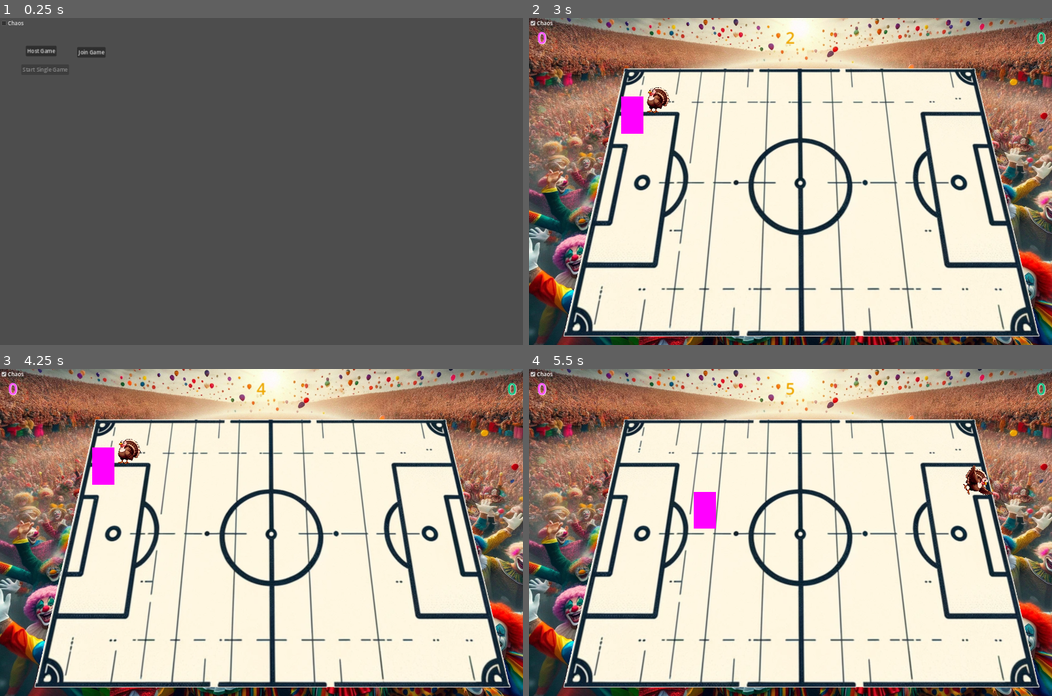
Above: before the commit, frames 1-4 (two rows, left to right).
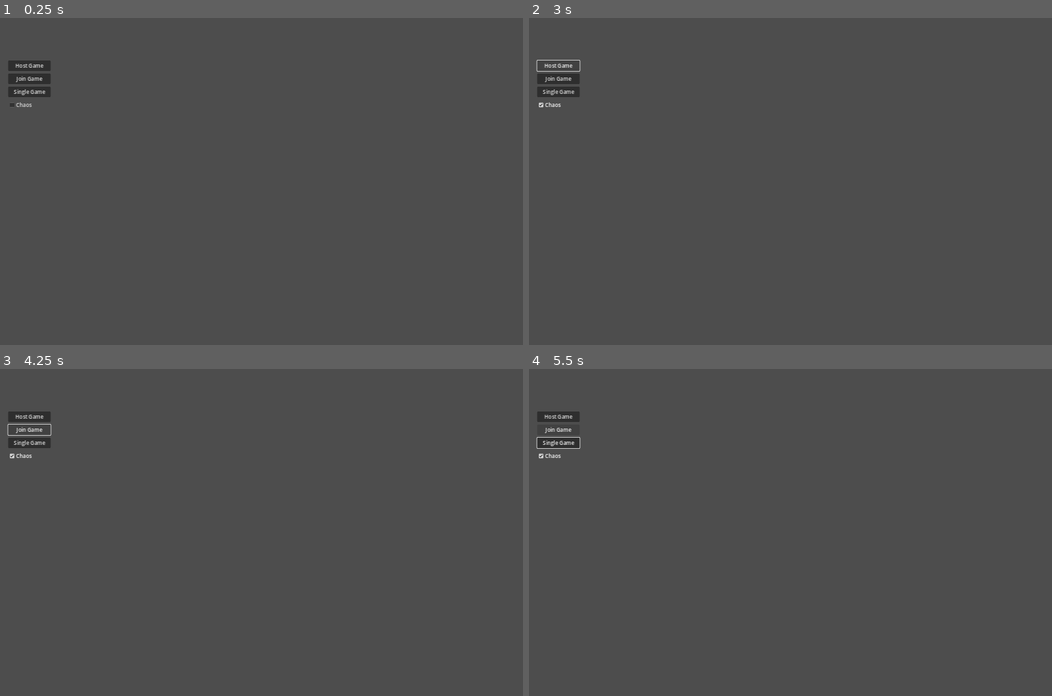
Above: after the commit, the same moments.

Repository: turkey-ball/turkey-ball
Game: Godot game, scene res://LukasZeugs/MP2/game.tscn
Same seed, same stepped clock (60 frames per second), same inputs: the game is played once before the commit and once after it. This scene is started directly instead of the project's main scene.
Inputs (mouse positions are in pixels of both pictures, inside the frame that each line leads up to):
- Up to frame 1 (0.25 s): no input
- Up to frame 2 (3 s): click "Chaos" at 0.5 s; click (560, 93) at 1.25 s, where only the run after the commit has a clickable "Single Game"; click (560, 93) at 2 s, where only the run after the commit has a clickable "Single Game"; click "Host Game" at 2.75 s
- Up to frame 3 (4.25 s): click (31, 431) at 3.5 s, where only the run after the commit has a clickable "Join Game"
- Up to frame 4 (5.5 s): hold Right (ui_right) 4.28-5.03 s; hold Down (ui_down) from 5.03 s (still down)

The runs differ from the first frame. In frame 1, 1.0% of the frame differs, in the area x 0-21%, y 0-28%; in frame 2, 97%; in frame 3, 97%; in frame 4, 97%, in the area x 0-100%, y 0-100%.
Error before the commit: Attempt to call function 'play' in base 'null instance' on a null instance. (res://Scripts/turkey.gd:23)
Error after the commit: Parse Error: Expected closing ")" after call arguments. (res://LukasZeugs/MP2/LKMPMenuTest.gd:24)

Commit message:
Update menu

Diff:
--- a/LukasZeugs/MP2/LKMPMenuTest.gd
+++ b/LukasZeugs/MP2/LKMPMenuTest.gd
@@ -21,4 +21,5 @@
 
 # Single Player Spiel starten??
 func _on_single_game_pressed():
-	pass # Replace with function body.
+	load(res://game.tscn)
+	# pass # Replace with function body.
--- a/LukasZeugs/MP2/LKMPMenuTest.tscn
+++ b/LukasZeugs/MP2/LKMPMenuTest.tscn
@@ -7,34 +7,49 @@
 anchors_preset = 15
 anchor_right = 1.0
 anchor_bottom = 1.0
+offset_top = 50.0
+offset_bottom = 50.0
 grow_horizontal = 2
 grow_vertical = 2
 script = ExtResource("1_wnsym")
 
 [node name="Host" type="Button" parent="."]
 layout_mode = 0
-offset_left = 79.0
-offset_top = 85.0
-offset_right = 173.0
-offset_bottom = 116.0
+offset_left = 25.0
+offset_top = 80.0
+offset_right = 155.0
+offset_bottom = 112.0
 text = "Host Game"
 
 [node name="Join" type="Button" parent="."]
 layout_mode = 0
-offset_left = 236.0
-offset_top = 89.0
-offset_right = 323.0
-offset_bottom = 120.0
+offset_left = 25.0
+offset_top = 120.0
+offset_right = 155.0
+offset_bottom = 152.0
 text = "Join Game"
 
 [node name="SingleGame" type="Button" parent="."]
 layout_mode = 0
-offset_left = 65.0
-offset_top = 142.0
-offset_right = 211.0
-offset_bottom = 173.0
-disabled = true
-text = "Start Single Game"
+offset_left = 25.0
+offset_top = 160.0
+offset_right = 155.0
+offset_bottom = 192.0
+text = "Single Game"
+
+[node name="ChaosMenu" type="Control" parent="."]
+layout_mode = 3
+anchors_preset = 0
+offset_right = 40.0
+offset_bottom = 40.0
+
+[node name="ACTIVATE" type="CheckBox" parent="ChaosMenu"]
+layout_mode = 0
+offset_left = 25.0
+offset_top = 200.0
+offset_right = 155.0
+offset_bottom = 232.0
+text = "Chaos"
 
 [connection signal="pressed" from="Host" to="." method="_on_host_pressed"]
 [connection signal="pressed" from="Join" to="." method="_on_join_pressed"]
--- a/LukasZeugs/MP2/game.tscn
+++ b/LukasZeugs/MP2/game.tscn
@@ -36,17 +36,4 @@
 _spawnable_scenes = PackedStringArray("res://LukasZeugs/MP2/player.tscn", "res://LukasZeugs/MP2/turkey.tscn")
 spawn_path = NodePath("..")
 
-[node name="ChaosMenu" type="Control" parent="."]
-layout_mode = 3
-anchors_preset = 0
-offset_right = 40.0
-offset_bottom = 40.0
-
-[node name="ACTIVATE" type="CheckBox" parent="ChaosMenu"]
-layout_mode = 0
-offset_right = 24.0
-offset_bottom = 24.0
-text = "Chaos"
-
 [connection signal="goal_hit" from="Arena" to="." method="_on_arena_goal_hit"]
-[connection signal="toggled" from="ChaosMenu/ACTIVATE" to="." method="_on_activate_toggled"]
